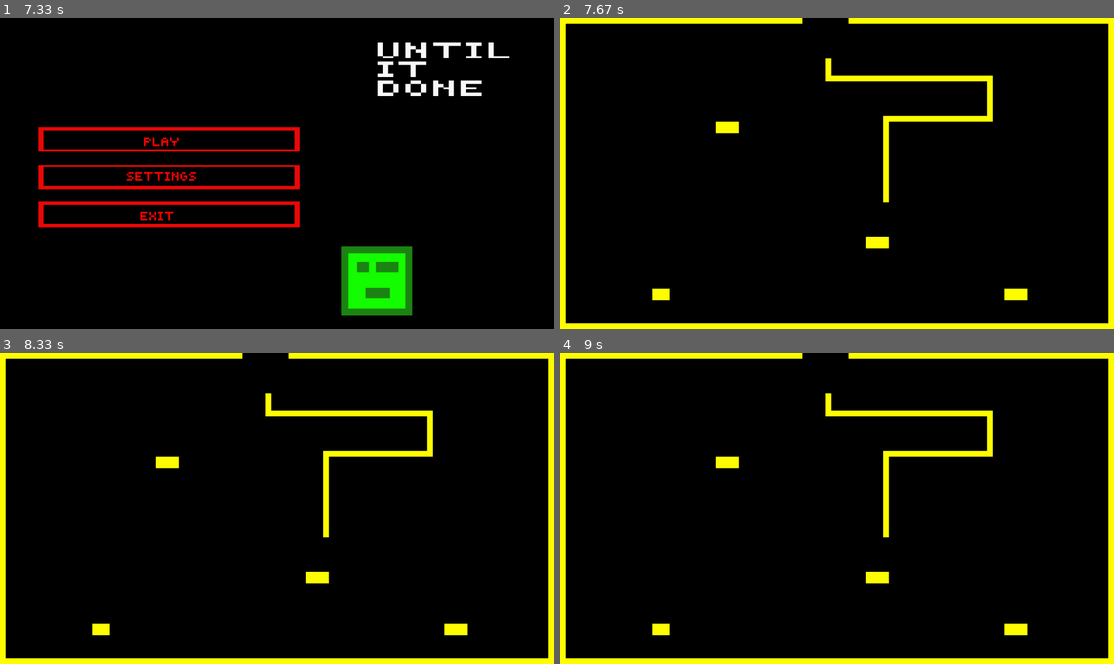
Above: before the commit, frames 1-4 (two rows, left to right).
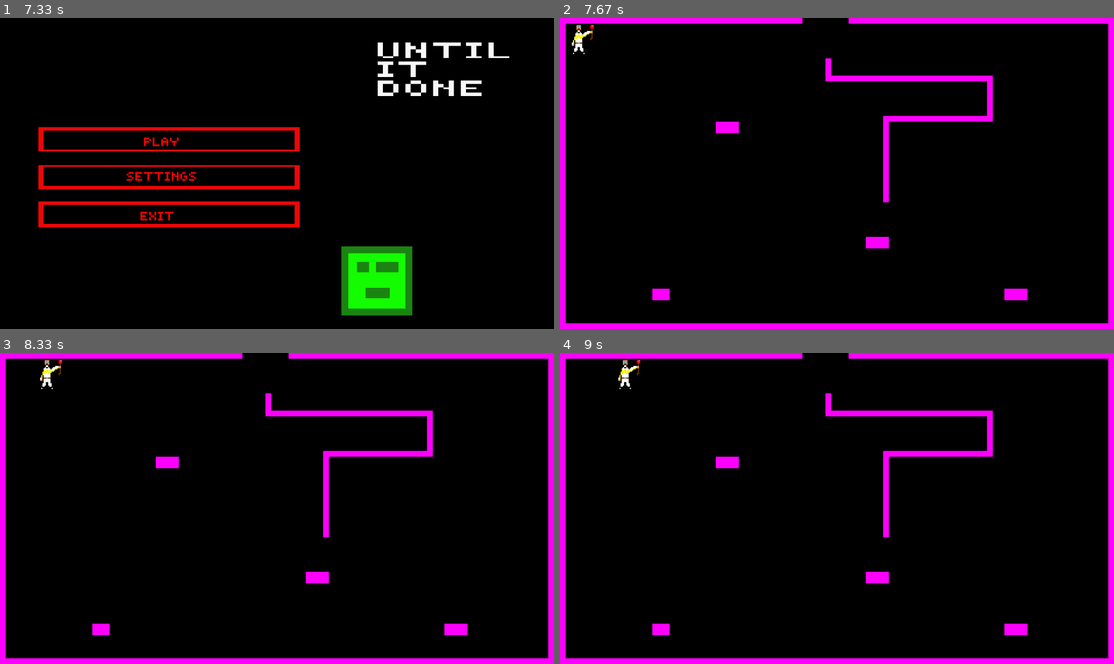
Above: after the commit, the same moments.

Repository: Fr-noname/Pygame_project_Frolov_Kolesnikov
Game: pygame game, started from main.py
The game is run twice, just before and just after one commit, with the same random seed, the same clock (stepped at 60 frames per second) and the same inputs.
Inputs (mouse positions are in pixels of both pictures, inside the frame that each line leads up to):
- Up to frame 1 (7.33 s): click (277, 173) at 0.38 s; click (254, 189) at 0.72 s
- Up to frame 2 (7.67 s): click (715, 148) at 7.55 s
- Up to frame 3 (8.33 s): hold Tab 7.83-8.3 s; hold D 7.83-8.3 s
- Up to frame 4 (9 s): click (670, 623) at 8.38 s; hold D from 8.67 s (still down)

Frame 1 is identical in both runs. In frame 2, 8.2% of the frame differs, in the area x 0-100%, y 0-100%; in frame 3, 8.2%; in frame 4, 8.2%.

Commit message:
+ персонаж

Diff:
--- a/data/characters.py
+++ b/data/characters.py
@@ -2,14 +2,16 @@
 
 
 class Player:
-    def __init__(self, hp, shield, k_in, k_out, v, weapon, juwelery):
+    def __init__(self, hp, shield, k_in, k_out, v, weapon1, weapon2, juwelery):
         self.hp = hp
         self.shield = shield
         self.k_in = k_in
         self.k_out = k_out
         self.juwelery = juwelery
         self.v = v
-        self.weapon = weapon
+        self.weapon1 = weapon1
+        self.weapon2 = weapon2
+        self.w = 0
 
     def movement(self, player_pos):
         keys = pygame.key.get_pressed()
@@ -31,11 +33,17 @@
     def get_information(self):
         return [self.hp, self.shield, self.k_in, self.k_out, self.juwelery, self.v]
 
-    def dealing_damage(self):
-        pass
+    def attack(self):
+        if self.w % 2 == 0:
+            pass
+        else:
+            pass
 
     def death(self):
         pass
+
+    def change_weapon(self):
+        self.w += 1
 
 
 class Egor(Player):
--- a/data/game.py
+++ b/data/game.py
@@ -5,12 +5,16 @@
 from data import lobby
 from data.functions import Pixel
 from levels.rooms import Room1
+from data import characters
 
 
-def start(setings=[1]):
+def start(setings=1):
     pygame.init()  # Инициация PyGame
+    im = functions.load_image('LIFESTEALER.png', -1)
+    player_pos = pygame.Vector2(1, 1)
     screen = pygame.display.set_mode((1920, 1080))
     pygame.display.set_caption("Until it Done")
+    a = characters.Player(100, 100, 1, 1, 7, None, None, None)
     background = Surface((1920, 1080))
     background.fill((0, 0, 255))
     running = True
@@ -22,19 +26,54 @@
         for col in row:
             if col == "-":
                 background = Surface((20, 20))
-                background.fill((255, 255, 0))
+                background.fill((255, 0, 255))
                 screen.blit(background, (x, y))
-
             x += 20
         y += 20
         x = 0
 
     while running:
+        background = Surface((1920, 1080))
+        background.fill((0, 0, 255))
+        x = y = 0
+        for row in Room1:
+            for col in row:
+                screen.blit(im, player_pos)
+                if col == "-":
+                    background = Surface((20, 20))
+                    background.fill((255, 0, 255))
+                    screen.blit(background, (x, y))
+                else:
+                    background = Surface((20, 20))
+                    background.fill((0, 0, 0))
+                    screen.blit(background, (x, y))
+                x += 20
+            y += 20
+            x = 0
+
         for e in pygame.event.get():
             if e.type == QUIT:
                 running = False
+            if e.type == pygame.MOUSEBUTTONDOWN:
+                a.attack()
         screen.blit(background, (1, 1))
+        keys = pygame.key.get_pressed()
+
+        if keys[pygame.K_w]:
+            player_pos.y -= a.get_information()[-1]
+        if keys[pygame.K_s]:
+            player_pos.y += a.get_information()[-1]
+        if keys[pygame.K_a]:
+            player_pos.x -= a.get_information()[-1]
+        if keys[pygame.K_d]:
+            player_pos.x += a.get_information()[-1]
+        if keys[pygame.K_TAB]:
+            a.change_weapon()
+
+        screen.blit(background, (0, 0))
         pygame.display.update()
+        pygame.display.flip()
+    pygame.quit()
 
 
 def setings():
--- a/data/questions.py
+++ b/data/questions.py
@@ -1,6 +1,7 @@
-CREATE TABLE db (
-    Name TEXT,
-    id   INTEGER,
-    HP   INTEGER,
-    DEF  INTEGER
-);
+s = ('CREATE TABLE db ('
+'    Name TEXT,'
+'    id   INTEGER,'
+    'HP   INTEGER,'
+    'DEF  INTEGER'
+');'
+)
Empty file added: data/classes.py
